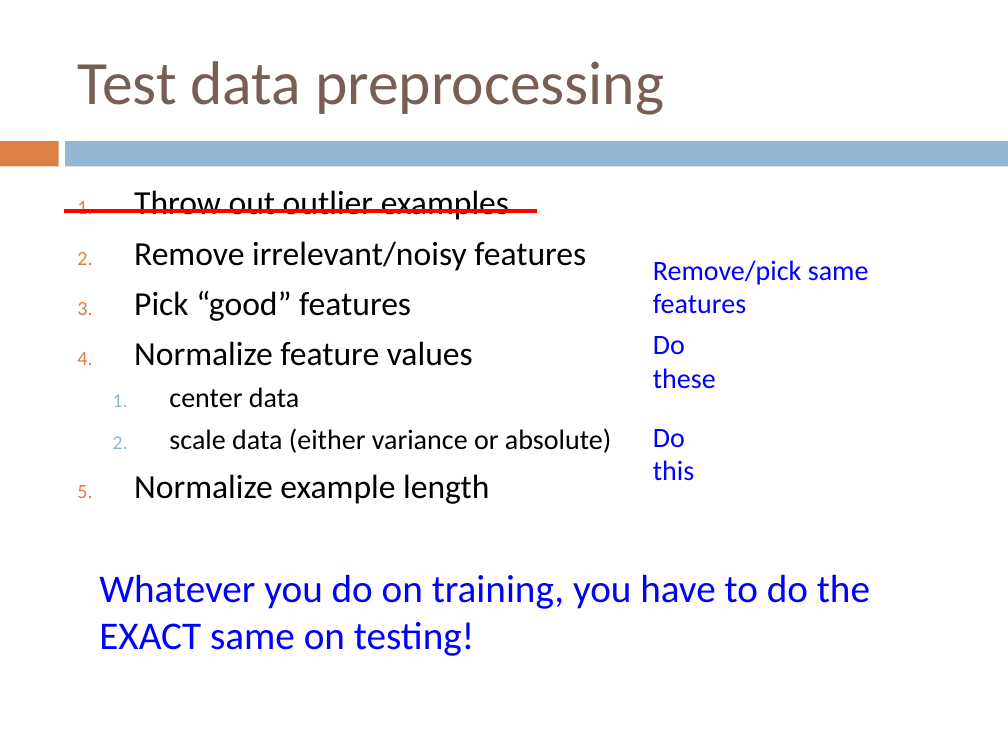
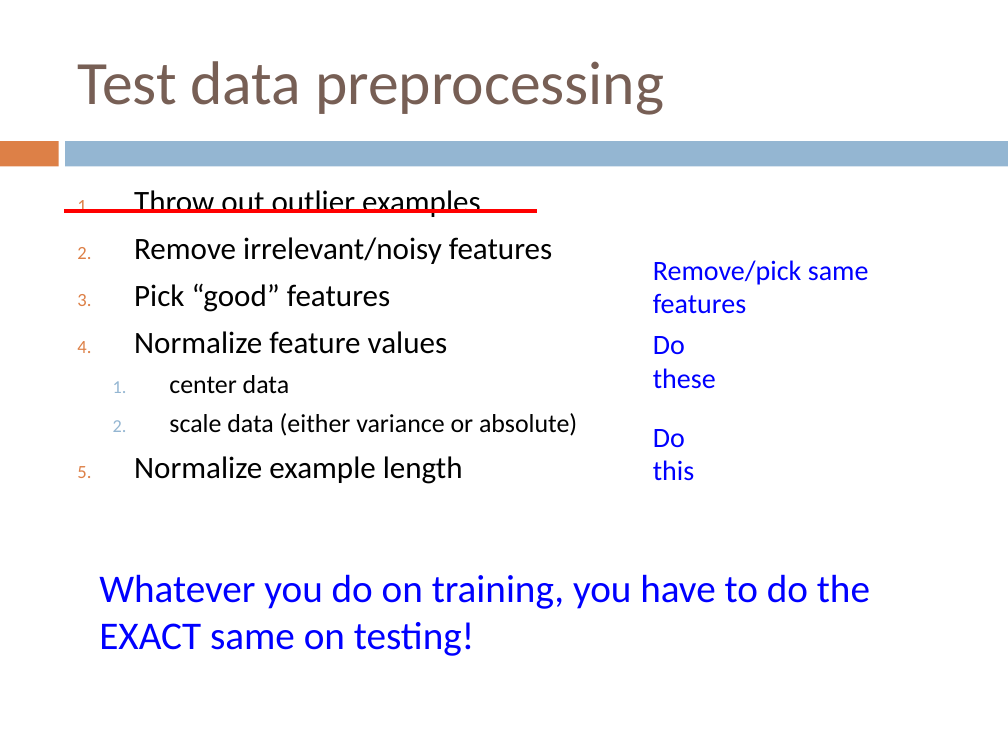
Before and after one commit to FurkanGozukara/CSE419_2018, a slide deck: slide 84 of Lecture 6 - Feature Selection.pptx. Drawn at 1008x756 pixels with LibreOffice and Linux fonts; fonts in the diff are those of the drawing. Boxes give left, top, right and bottom in pixels: in the first picture for what was removed or moved away, otherwise in the second. Text is boxed around its words. In the diff, an @@ line names an element or a change of style, - is before the commit and + after.

```diff
--- a/Lecture 6 - Feature Selection.pptx
+++ b/Lecture 6 - Feature Selection.pptx
@@ text "Throw out outlier examples" at box(134, 190, 577, 484): size 24 to 22.2 pt in "Throw out outlier examples", "Remove irrelevant/noisy features", "Pick “good” features", "Normalize feature values" and 1 more places; size 20 to 18.5 pt in "center data", "scale data (either variance or absolute)" @@
```
Also in this commit, not shown: 8 other slides changed, 3 other files.
